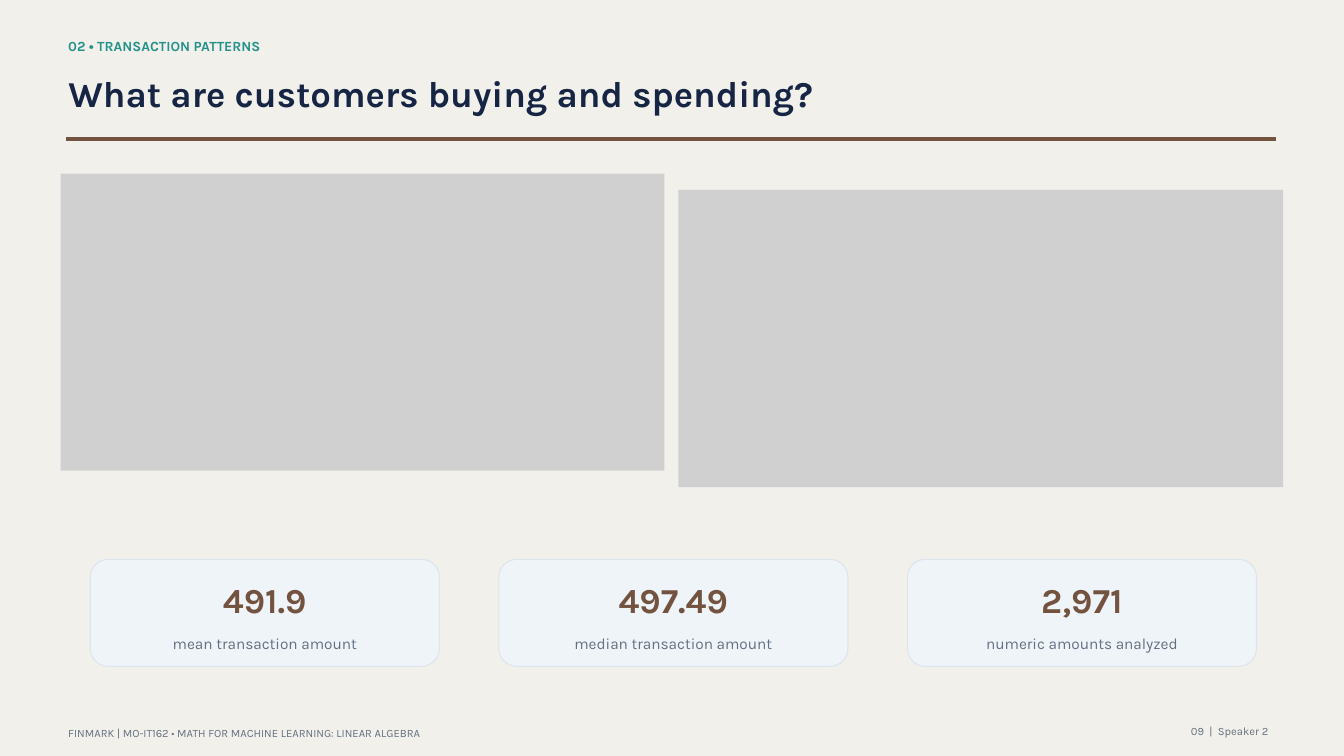
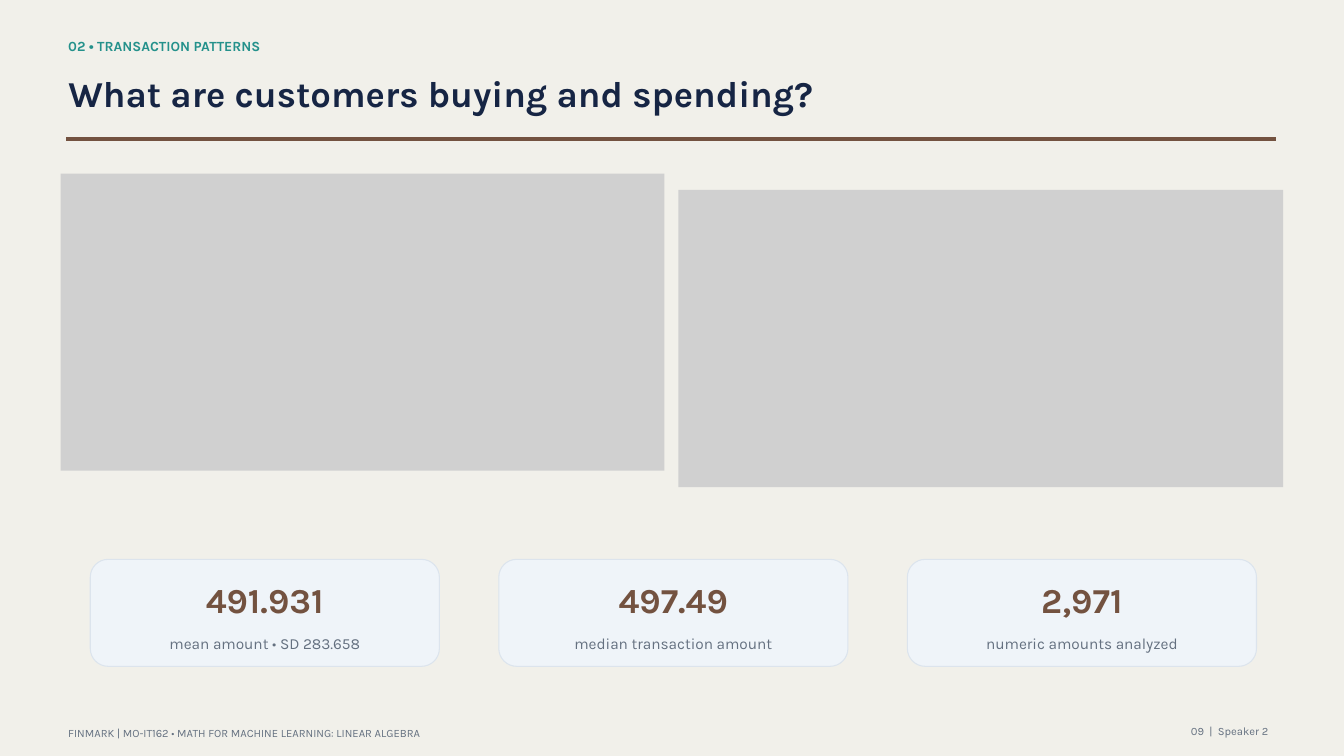
Before and after one commit to nix-cy/FinMark-Terminal-Assessment, a slide deck: slide 9 of Terminal_Assessment/presentation/MO-IT162 Terminal Assessment - ML Solution - BSIT- H3101 - Group 6.pptx. Drawn at 1344x756 pixels with LibreOffice and Linux fonts; fonts in the diff are those of the drawing; grey boxes stand for pictures. Boxes give left, top, right and bottom in pixels: in the first picture for what was removed or moved away, otherwise in the second. Text is boxed around its words. In the diff, an @@ line names an element or a change of style, - is before the commit and + after.

Commit message:
Strengthen final presentation evidence
Add exact transaction-state counts, descriptive precision, and seasonality limitations after comparing the Canva and generated decks.

```diff
--- a/Terminal_Assessment/presentation/MO-IT162 Terminal Assessment - ML Solution - BSIT- H3101 - Group 6.pptx
+++ b/Terminal_Assessment/presentation/MO-IT162 Terminal Assessment - ML Solution - BSIT- H3101 - Group 6.pptx
@@ text at (x1=206, y1=590, x2=324, y2=614): text changed @@
-491.9
+491.931
@@ text at (x1=169, y1=639, x2=360, y2=649): text changed @@
-mean transaction amount
+mean amount • SD 283.658
```
Also in this commit, not shown: 3 other slides changed.
